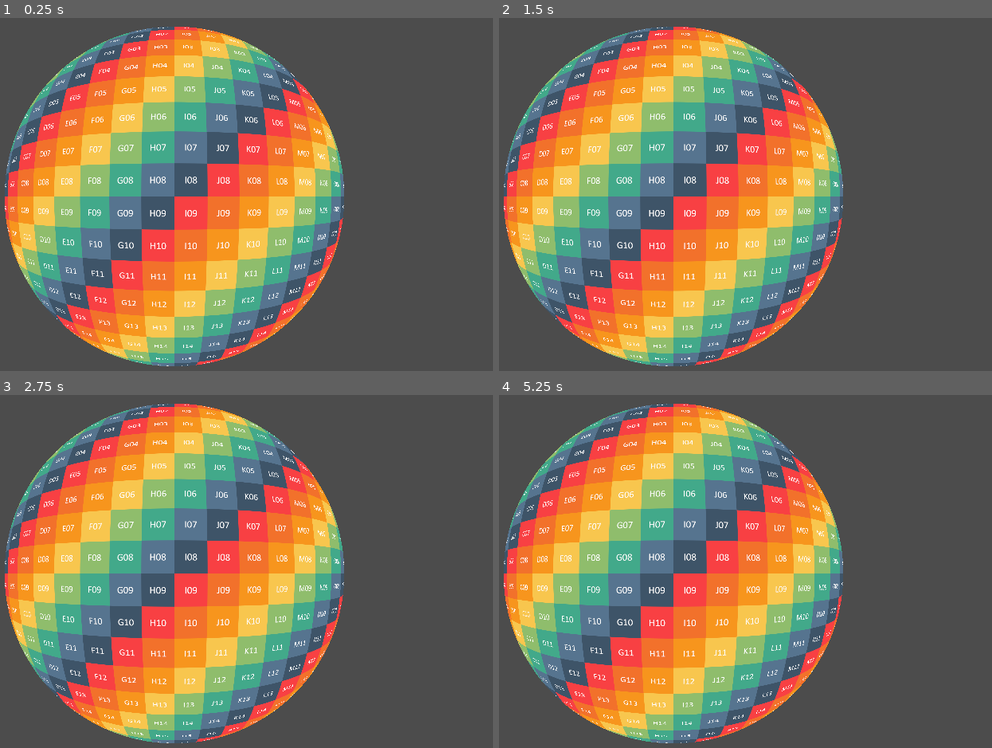
Above: before the commit, frames 1-4 (two rows, left to right).
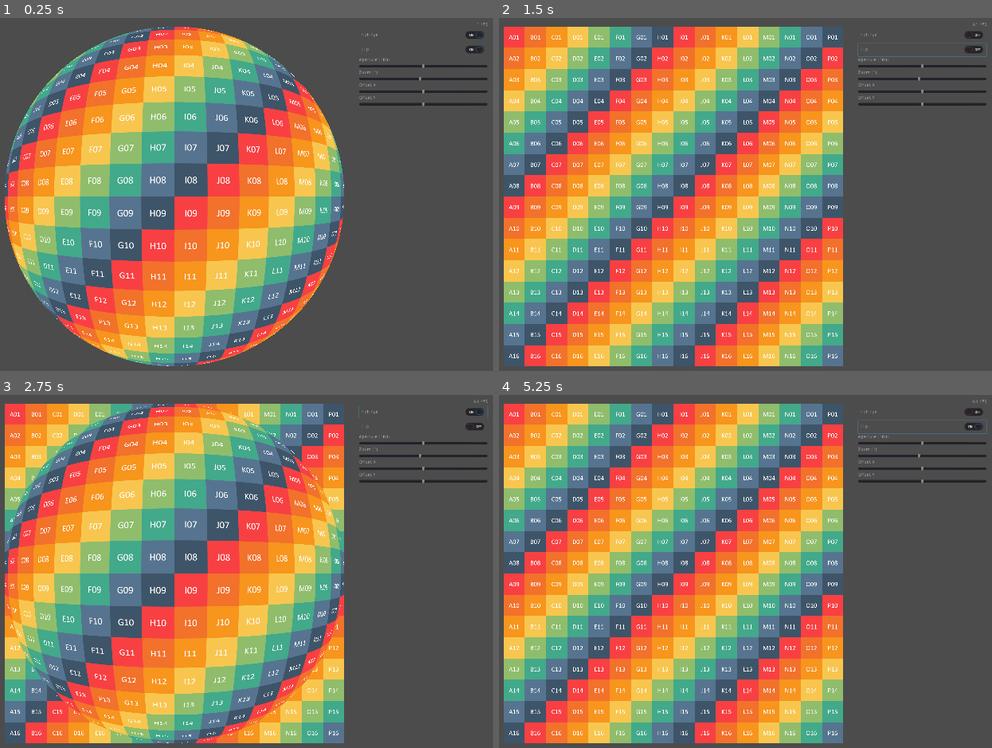
Above: after the commit, the same moments.

Repository: SilentByte/artai
Game: Godot game, scene res://scenes/main/main.tscn
Two runs of this game, one before a commit and one after it. Both use one fixed random seed, a clock stepped at 60 frames per second and the inputs below. Before the commit the project starts from res://scenes/main.tscn.
Inputs (mouse positions are in pixels of both pictures, inside the frame that each line leads up to):
- Up to frame 1 (0.25 s): no input
- Up to frame 2 (1.5 s): click (922, 35) at 0.5 s, where only the run after the commit has a clickable "Fish Eye"; click (922, 49) at 1.25 s, where only the run after the commit has a clickable "Clip"
- Up to frame 3 (2.75 s): click (423, 412) at 2 s, where only the run after the commit has a clickable "Fish Eye"
- Up to frame 4 (5.25 s): click (922, 426) at 2.75 s, where only the run after the commit has a clickable "Clip"; click (922, 412) at 3.5 s, where only the run after the commit has a clickable "Fish Eye"; click (922, 426) at 4.25 s, where only the run after the commit has a clickable "Clip"; tap Enter at 5 s

The runs differ from the first frame. In frame 1, 0.9% of the frame differs, in the area x 72-99%, y 1-26%; in frame 2, 56%, in the area x 0-100%, y 1-99%; in frame 3, 15%; in frame 4, 56%.

Commit message:
Add basic UI scene controls

Diff:
--- a/renderer/project.godot
+++ b/renderer/project.godot
@@ -11,8 +11,12 @@
 [application]
 
 config/name="artai_renderer"
-run/main_scene="res://scenes/main.tscn"
+run/main_scene="res://scenes/main/main.tscn"
 config/icon="res://icon.png"
+
+[autoload]
+
+Globals="*res://scripts/globals.gd"
 
 [display]
 
--- /dev/null
+++ b/renderer/scenes/artai/artai.gd
@@ -0,0 +1,12 @@
+extends Node2D
+
+onready var empty_material = preload("res://scenes/artai/materials/empty.tres")
+onready var fish_eye_material = preload("res://scenes/artai/materials/fish_eye.tres")
+
+func _process(delta: float) -> void:
+    if Globals.fish_eye:
+        $Content.set_material(fish_eye_material)
+        $Content.get_material().set_shader_param("clip", Globals.clip)
+        $Content.get_material().set_shader_param("aperture", Globals.aperture)
+    else:
+        $Content.set_material(empty_material)
--- a/renderer/scenes/artai.tscn
+++ b/renderer/scenes/artai/artai.tscn
@@ -1,22 +1,18 @@
-[gd_scene load_steps=4 format=2]
+[gd_scene load_steps=5 format=2]
 
 [ext_resource path="res://gfx/uv.png" type="Texture" id=1]
 [ext_resource path="res://shaders/fish_eye.shader" type="Shader" id=2]
+[ext_resource path="res://scenes/artai/artai.gd" type="Script" id=3]
 
 [sub_resource type="ShaderMaterial" id=1]
 shader = ExtResource( 2 )
 shader_param/aperture = 180.0
+shader_param/clip = true
 
-[node name="ArtAI" type="Control"]
-margin_right = 1024.0
-margin_bottom = 1024.0
-rect_clip_content = true
-__meta__ = {
-"_edit_use_anchors_": false
-}
+[node name="ArtAI" type="Node2D"]
+script = ExtResource( 3 )
 
 [node name="Content" type="Sprite" parent="."]
 material = SubResource( 1 )
 scale = Vector2( 0.5, 0.5 )
 texture = ExtResource( 1 )
-centered = false
--- /dev/null
+++ b/renderer/scenes/artai/materials/empty.tres
@@ -0,0 +1,3 @@
+[gd_resource type="ShaderMaterial" format=2]
+
+[resource]
--- /dev/null
+++ b/renderer/scenes/artai/materials/fish_eye.tres
@@ -0,0 +1,8 @@
+[gd_resource type="ShaderMaterial" load_steps=2 format=2]
+
+[ext_resource path="res://shaders/fish_eye.shader" type="Shader" id=1]
+
+[resource]
+shader = ExtResource( 1 )
+shader_param/aperture = 180.0
+shader_param/clip = true
--- a/renderer/scenes/main.tscn
+++ /dev/null
@@ -1,24 +0,0 @@
-[gd_scene load_steps=2 format=2]
-
-[ext_resource path="res://scenes/artai.tscn" type="PackedScene" id=1]
-
-[node name="Main" type="Node2D"]
-
-[node name="Content" type="Control" parent="."]
-margin_right = 1920.0
-margin_bottom = 1080.0
-rect_clip_content = true
-size_flags_vertical = 3
-__meta__ = {
-"_edit_use_anchors_": false
-}
-
-[node name="ArtAI" parent="Content" instance=ExtResource( 1 )]
-anchor_left = 0.5
-anchor_top = 0.5
-anchor_right = 0.5
-anchor_bottom = 0.5
-margin_left = -512.0
-margin_top = -512.0
-margin_right = 512.0
-margin_bottom = 512.0
--- /dev/null
+++ b/renderer/scenes/main/main.gd
@@ -0,0 +1,40 @@
+extends Node2D
+
+onready var artai = $ArtAI
+
+onready var fps_label = $MarginContainer/VBoxContainer/FPSLabel
+
+onready var fish_eye_switch = $MarginContainer/VBoxContainer/FishEyeSwitch
+onready var clip_switch = $MarginContainer/VBoxContainer/ClipSwitch
+
+onready var aperture_label = $MarginContainer/VBoxContainer/ApertureLabel
+onready var aperture_slider = $MarginContainer/VBoxContainer/ApertureSlider
+
+onready var zoom_label = $MarginContainer/VBoxContainer/ZoomLabel
+onready var zoom_slider = $MarginContainer/VBoxContainer/ZoomSlider
+
+onready var offset_x_slider = $MarginContainer/VBoxContainer/OffsetXSlider
+onready var offset_y_slider = $MarginContainer/VBoxContainer/OffsetYSlider
+
+func _ready() -> void:
+    aperture_slider.value = Globals.aperture
+    zoom_slider.value = Globals.zoom
+    clip_switch.pressed = Globals.clip
+
+func _process(delta: float) -> void:
+    fps_label.text = '%s FPS' % Engine.get_frames_per_second()
+
+    Globals.fish_eye = fish_eye_switch.pressed
+    Globals.clip = clip_switch.pressed
+
+    aperture_label.text = 'Aperture (%s)' % aperture_slider.value
+    Globals.aperture = aperture_slider.value
+
+    zoom_label.text = 'Zoom (%s)' % zoom_slider.value
+    Globals.zoom = zoom_slider.value
+
+    artai.scale = Vector2(Globals.zoom, Globals.zoom)
+    artai.position = Vector2(
+        offset_x_slider.value * 1920 + 1920 / 2,
+        offset_y_slider.value * 1080 + 1080 / 2
+    )
--- /dev/null
+++ b/renderer/scenes/main/main.tscn
@@ -0,0 +1,123 @@
+[gd_scene load_steps=3 format=2]
+
+[ext_resource path="res://scenes/artai/artai.tscn" type="PackedScene" id=1]
+[ext_resource path="res://scenes/main/main.gd" type="Script" id=2]
+
+[node name="Main" type="Node2D"]
+script = ExtResource( 2 )
+
+[node name="ArtAI" parent="." instance=ExtResource( 1 )]
+position = Vector2( 960, 540 )
+
+[node name="MarginContainer" type="MarginContainer" parent="."]
+margin_left = 1500.0
+margin_right = 1920.0
+margin_bottom = 1080.0
+custom_constants/margin_right = 16
+custom_constants/margin_top = 16
+custom_constants/margin_left = 16
+custom_constants/margin_bottom = 16
+__meta__ = {
+"_edit_use_anchors_": false
+}
+
+[node name="VBoxContainer" type="VBoxContainer" parent="MarginContainer"]
+margin_left = 16.0
+margin_top = 16.0
+margin_right = 404.0
+margin_bottom = 1064.0
+size_flags_horizontal = 3
+size_flags_vertical = 3
+__meta__ = {
+"_edit_use_anchors_": false
+}
+
+[node name="FPSLabel" type="Label" parent="MarginContainer/VBoxContainer"]
+margin_right = 388.0
+margin_bottom = 14.0
+text = "FPS"
+align = 2
+
+[node name="FishEyeSwitch" type="CheckButton" parent="MarginContainer/VBoxContainer"]
+margin_top = 18.0
+margin_right = 388.0
+margin_bottom = 58.0
+pressed = true
+text = "Fish Eye"
+
+[node name="ClipSwitch" type="CheckButton" parent="MarginContainer/VBoxContainer"]
+margin_top = 62.0
+margin_right = 388.0
+margin_bottom = 102.0
+pressed = true
+text = "Clip"
+
+[node name="ApertureLabel" type="Label" parent="MarginContainer/VBoxContainer"]
+margin_top = 106.0
+margin_right = 388.0
+margin_bottom = 120.0
+text = "Aperture"
+__meta__ = {
+"_edit_use_anchors_": false
+}
+
+[node name="ApertureSlider" type="HSlider" parent="MarginContainer/VBoxContainer"]
+margin_top = 124.0
+margin_right = 388.0
+margin_bottom = 140.0
+max_value = 360.0
+
+[node name="ZoomLabel" type="Label" parent="MarginContainer/VBoxContainer"]
+margin_top = 144.0
+margin_right = 388.0
+margin_bottom = 158.0
+text = "Zoom"
+__meta__ = {
+"_edit_use_anchors_": false
+}
+
+[node name="ZoomSlider" type="HSlider" parent="MarginContainer/VBoxContainer"]
+margin_top = 162.0
+margin_right = 388.0
+margin_bottom = 178.0
+min_value = 0.1
+max_value = 2.0
+step = 0.01
+value = 0.1
+
+[node name="OffsetXLabel" type="Label" parent="MarginContainer/VBoxContainer"]
+margin_top = 182.0
+margin_right = 388.0
+margin_bottom = 196.0
+text = "Offset X"
+__meta__ = {
+"_edit_use_anchors_": false
+}
+
+[node name="OffsetXSlider" type="HSlider" parent="MarginContainer/VBoxContainer"]
+margin_top = 200.0
+margin_right = 388.0
+margin_bottom = 216.0
+min_value = -1.0
+max_value = 1.0
+step = 0.01
+
+[node name="OffsetYLabel" type="Label" parent="MarginContainer/VBoxContainer"]
+margin_top = 220.0
+margin_right = 388.0
+margin_bottom = 234.0
+text = "Offset Y"
+__meta__ = {
+"_edit_use_anchors_": false
+}
+
+[node name="OffsetYSlider" type="HSlider" parent="MarginContainer/VBoxContainer"]
+margin_top = 238.0
+margin_right = 388.0
+margin_bottom = 254.0
+min_value = -1.0
+max_value = 1.0
+step = 0.01
+__meta__ = {
+"_edit_use_anchors_": false
+}
--- /dev/null
+++ b/renderer/scripts/globals.gd
@@ -0,0 +1,6 @@
+extends Node
+
+var fish_eye = true
+var clip = true
+var aperture = 180
+var zoom = 1.0
--- a/renderer/shaders/fish_eye.shader
+++ b/renderer/shaders/fish_eye.shader
@@ -1,6 +1,7 @@
 shader_type canvas_item;
 
 uniform float aperture = 180.0;
+uniform bool clip = true;
 
 const float PI = 3.14159265358979323846;
 
@@ -18,6 +19,7 @@
         COLOR = texture(TEXTURE, vec2(r * cos(phi) + 0.5, r * sin(phi) + 0.5));
     }
     else {
-        COLOR.a = 0.0;
+        COLOR.rgb = texture(TEXTURE, UV).rgb;
+        COLOR.a = float(!clip);
     }
 }
